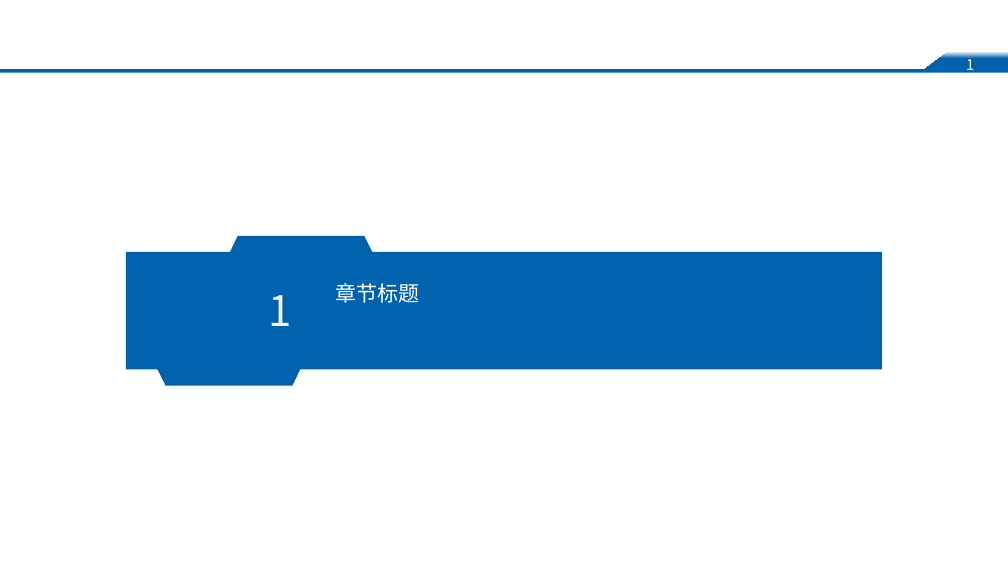
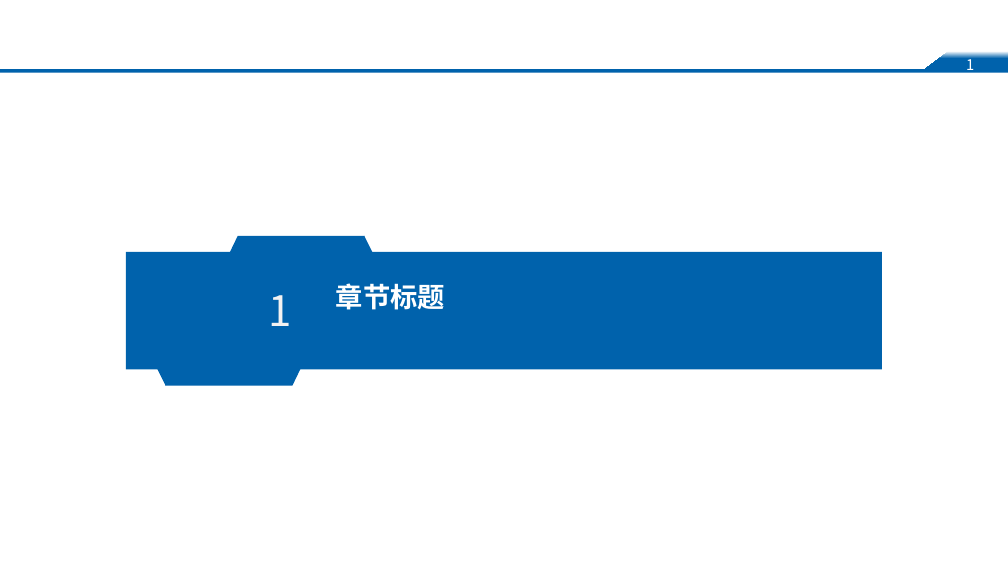
Before and after one commit to glm1024/idtpptx, a slide deck: slide 2 of assets/templates/inspur-pragmatic-template-v1.pptx. Drawn at 1008x567 pixels with LibreOffice and Linux fonts; fonts in the diff are those of the drawing; background and template pictures are left out. Boxes give left, top, right and bottom in pixels: in the first picture for what was removed or moved away, otherwise in the second. Text is boxed around its words. In the diff, an @@ line names an element or a change of style, - is before the commit and + after.

```diff
--- a/assets/templates/inspur-pragmatic-template-v1.pptx
+++ b/assets/templates/inspur-pragmatic-template-v1.pptx
@@ text "章节标题" at <box>336,283,445,310</box>: size 20 to 26 pt, bold on @@
```
Also in this commit, not shown: 6 other slides changed, 11 other files.
